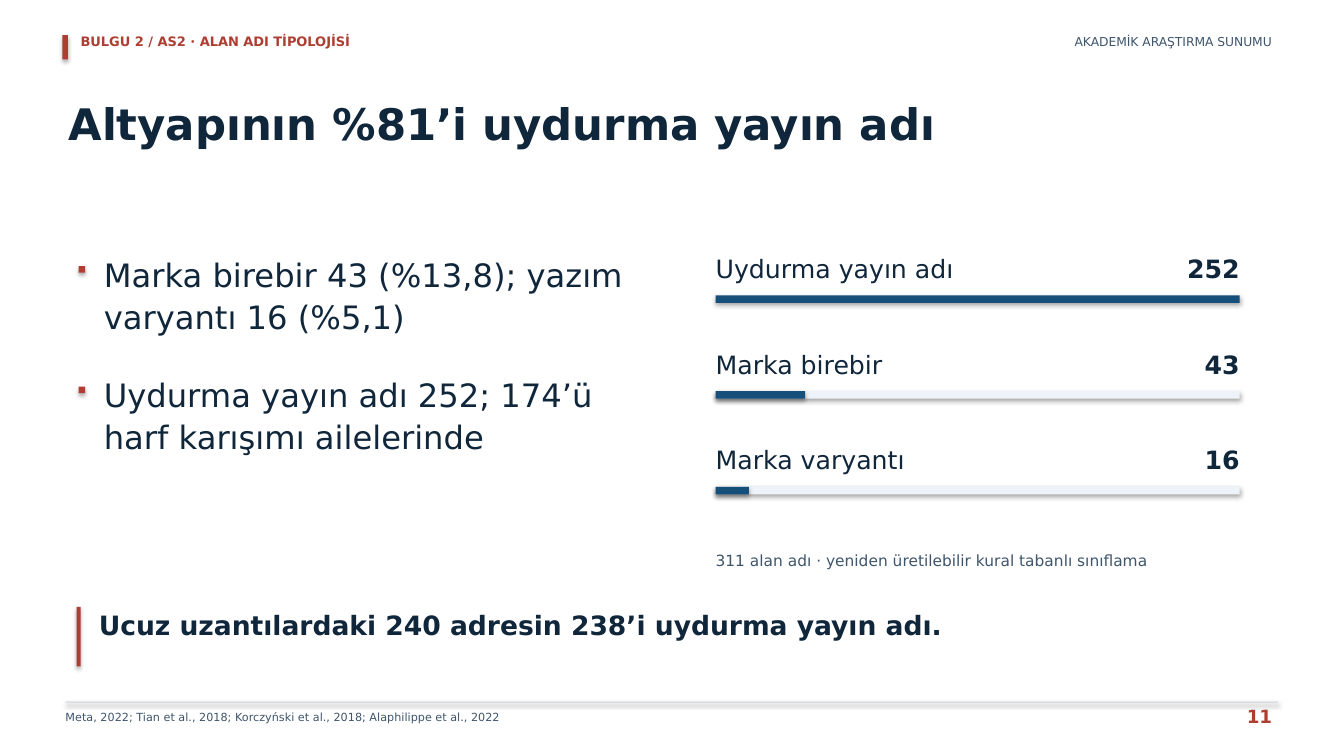
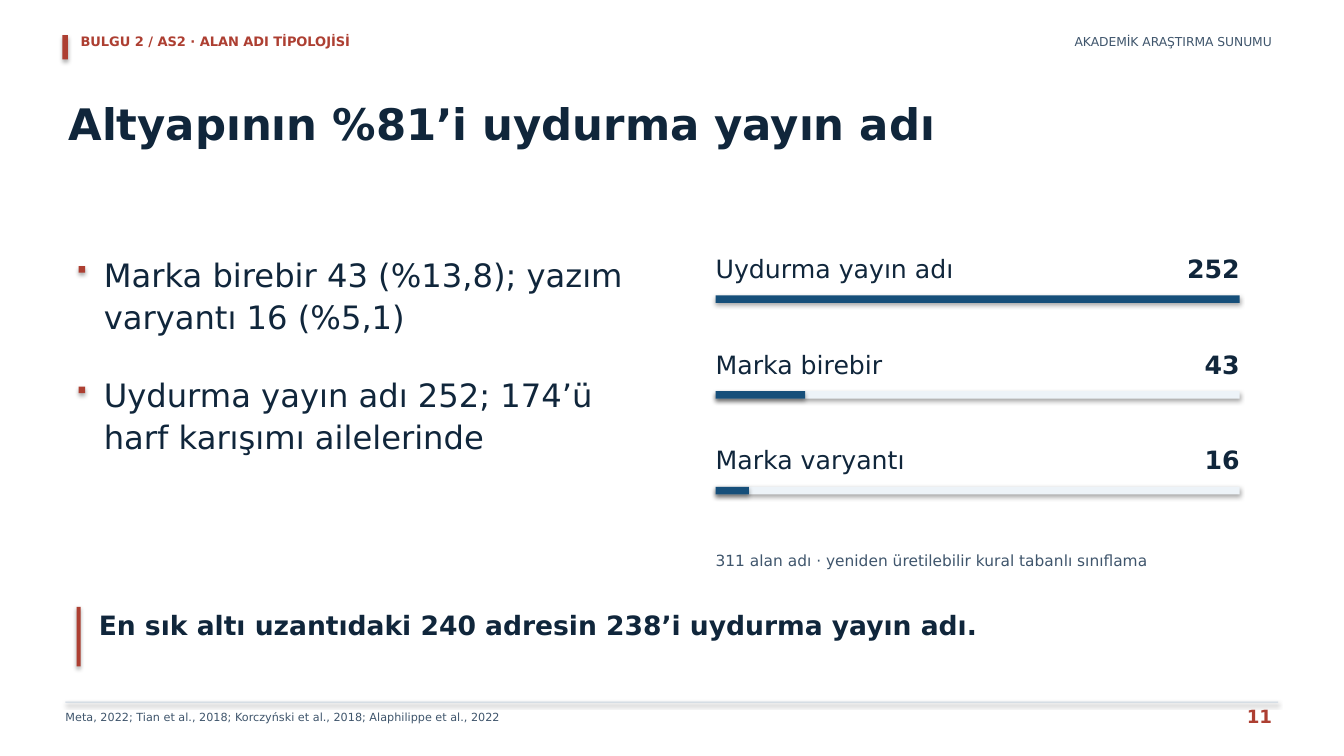
Before and after one commit to erdemkulaclii/SUNUM, a slide deck: slide 11 of output/AKADEMIK_ODAKLI_SUNUM.pptx. Drawn at 1344x756 pixels with LibreOffice and Linux fonts; fonts in the diff are those of the drawing. Boxes give left, top, right and bottom in pixels: in the first picture for what was removed or moved away, otherwise in the second. Text is boxed around its words. In the diff, an @@ line names an element or a change of style, - is before the commit and + after.

```diff
--- a/output/AKADEMIK_ODAKLI_SUNUM.pptx
+++ b/output/AKADEMIK_ODAKLI_SUNUM.pptx
@@ text at bbox=[99, 614, 977, 641]: text changed @@
-Ucuz uzantılardaki 240 adresin 238’i uydurma yayın adı.
+En sık altı uzantıdaki 240 adresin 238’i uydurma yayın adı.
```
Also in this commit, not shown: 57 other files.
